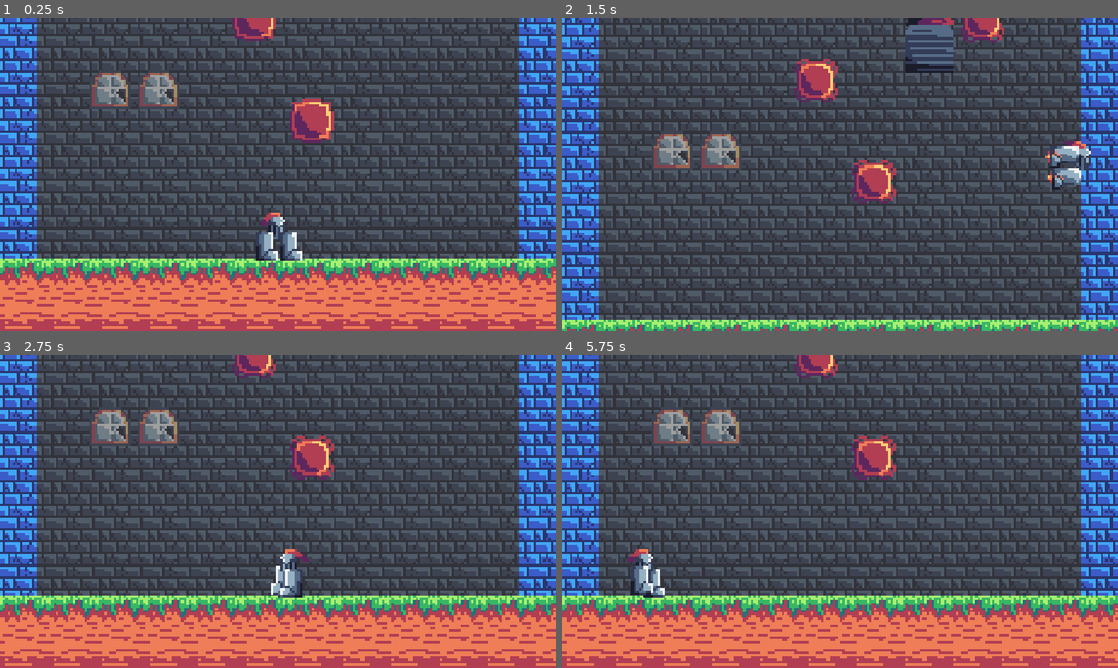
Above: before the commit, frames 1-4 (two rows, left to right).
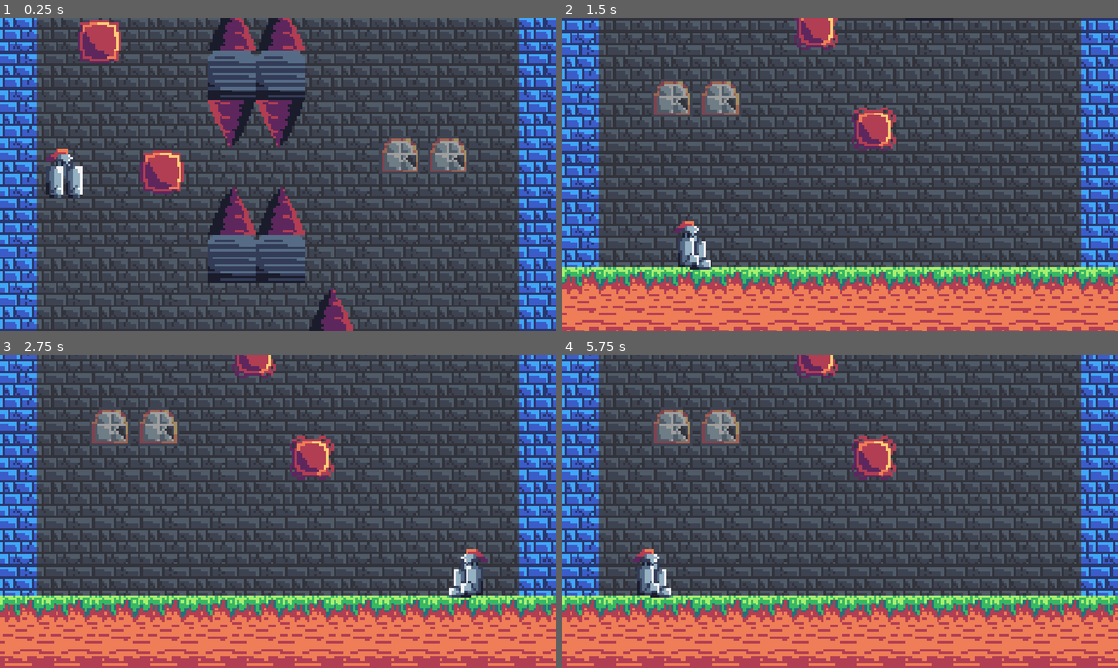
Above: after the commit, the same moments.

Repository: Nukkao/haven-2026
Game: Godot game, scene res://scenes/game.tscn
Two runs of this game, one before a commit and one after it. Both use one fixed random seed, a clock stepped at 60 frames per second and the inputs below.
Inputs:
- Up to frame 1 (0.25 s): no input
- Up to frame 2 (1.5 s): tap Enter (ui_accept) at 0.5, 0.6, 0.77, 1.07 s; hold Right (ui_right) from 0.53 s (still down); tap Shift (dash) at 1.35 s
- Up to frame 3 (2.75 s): tap Enter (ui_accept) at 1.52, 1.55, 1.82, 2.1 s; release Right (ui_right) at 2.03 s; hold Left (ui_left) from 2.03 s (still down)
- Up to frame 4 (5.75 s): release Left (ui_left) at 2.78 s; hold Right (ui_right) 2.78-4.28 s; tap Shift (dash) at 2.85, 4.35 s; tap Enter (ui_accept) at 3.02, 3.05, 3.32, 3.6, 3.77, 4.07, 4.52, 4.55, 4.82, 5.1 s; hold Left (ui_left) 4.28-5.03 s; hold Right (ui_right) from 5.03 s (still down)

The runs differ from the first frame. In frame 1, 54% of the frame differs, in the area x 0-100%, y 0-100%; in frame 2, 46%; in frame 3, 1.3%; in frame 4, 0.8%.

Commit message:
made more sound

Diff:
--- a/scenes/game.tscn
+++ b/scenes/game.tscn
@@ -8,7 +8,9 @@
 [ext_resource type="Texture2D" uid="uid://l6se3c6h7xet" path="res://sprites/platform.png" id="4_iywne"]
 [ext_resource type="Texture2D" uid="uid://cl517w62q2haf" path="res://animations/orbanimationgrid.png" id="4_lbhrr"]
 [ext_resource type="Texture2D" uid="uid://1xwm1gtfpa11" path="res://sprites/grass.png" id="5_iywne"]
+[ext_resource type="AudioStream" uid="uid://cm3w46r4sp4hu" path="res://sounds/gravity.wav" id="5_vtaks"]
 [ext_resource type="Texture2D" uid="uid://4yyea3s8hxyq" path="res://sprites/dirt.png" id="6_p57ef"]
+[ext_resource type="AudioStream" uid="uid://dmcewi51cfwdn" path="res://happy-wheels-oh-my-leg.mp3" id="6_trtic"]
 [ext_resource type="Texture2D" uid="uid://bgbxlf8m1rmjs" path="res://sprites/foregroundbricks.png" id="7_0tnpc"]
 [ext_resource type="Texture2D" uid="uid://dtqt080ag37k4" path="res://sprites/bricks.png" id="8_vtaks"]
 [ext_resource type="Texture2D" uid="uid://bmuvc6g2ene4d" path="res://sprites/window.png" id="9_kvpfn"]
@@ -127,6 +129,7 @@
 
 [node name="Player" parent="." unique_id=251685059 instance=ExtResource("1_uwrxv")]
 z_index = 4
+position = Vector2(-88, -427)
 
 [node name="Camera2D" type="Camera2D" parent="Player" unique_id=245425820]
 zoom = Vector2(5, 5)
@@ -145,7 +148,11 @@
 [node name="dash" type="AudioStreamPlayer" parent="Player" unique_id=364362022]
 stream = ExtResource("4_0tnpc")
 
-[node name="AudioStreamPlayer" type="AudioStreamPlayer" parent="Player" unique_id=89322813]
+[node name="jump" type="AudioStreamPlayer" parent="Player" unique_id=89322813]
+stream = ExtResource("5_vtaks")
+
+[node name="greatfall" type="AudioStreamPlayer" parent="Player" unique_id=1290056091]
+stream = ExtResource("6_trtic")
 
 [node name="world-boundaries" type="StaticBody2D" parent="." unique_id=938131772]
 
--- a/scripts/player.gd
+++ b/scripts/player.gd
@@ -40,6 +40,7 @@
 	if Input.is_action_just_pressed("ui_accept") and is_on_floor():
 		velocity.y = JUMP_VELOCITY
 		air_move_timer.start()
+		$jump.play()
 
 	# Get the input direction and handle the movement/deceleration.
 	# As good practice, you should replace UI actions with custom gameplay actions.
@@ -91,6 +92,8 @@
 		velocity.y = 0
 
 	#sound effects
-
+	if velocity.y > 5 and is_on_floor():
+		$greatfall.play()
+		print("esfsefds")
 
 	move_and_slide()
Not shown, added: happy-wheels-oh-my-leg.mp3.import
Not shown, added: sounds/gravity.wav.import
Not shown, added: happy-wheels-oh-my-leg.mp3
Not shown, added: sounds/gravity.wav
